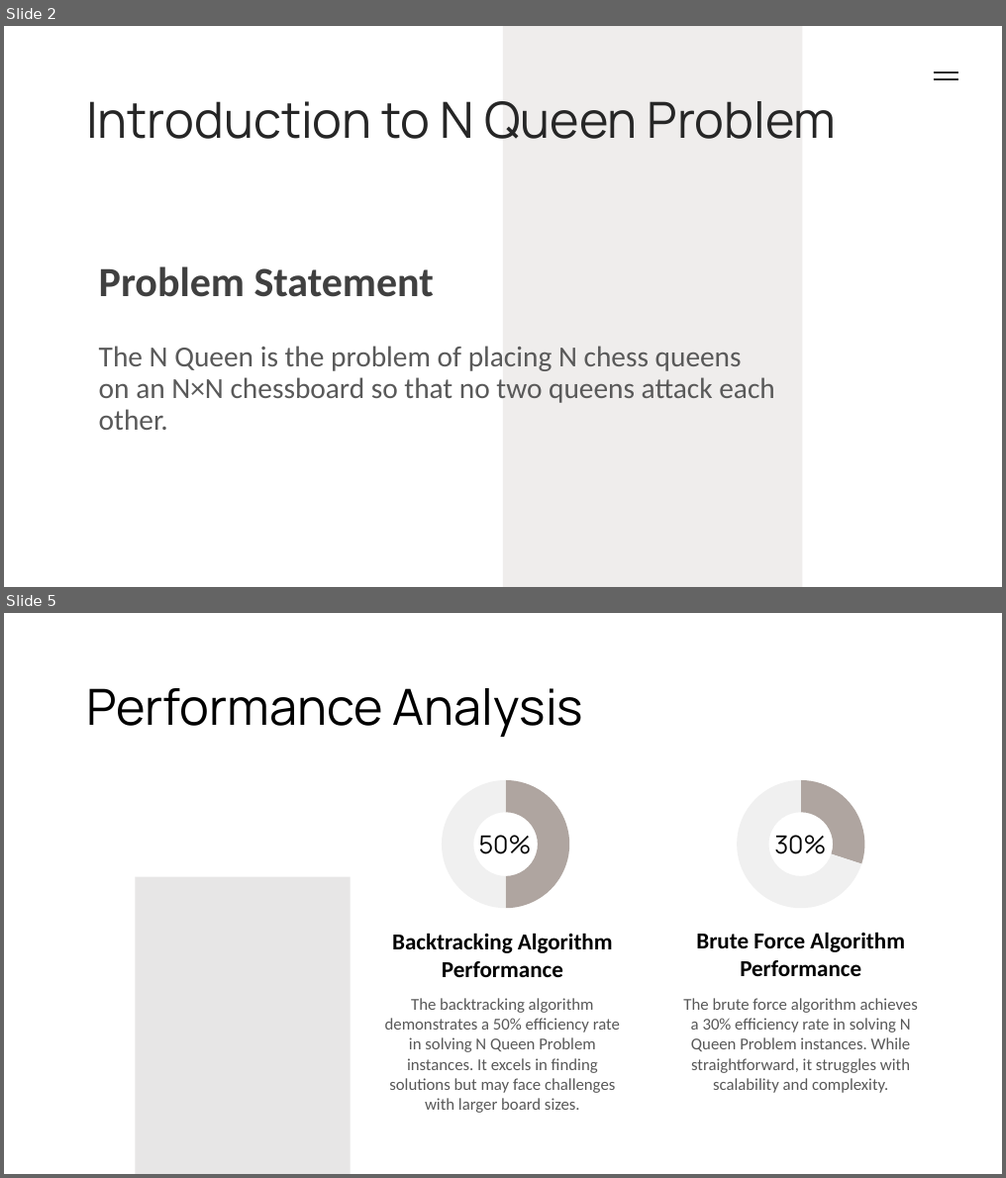
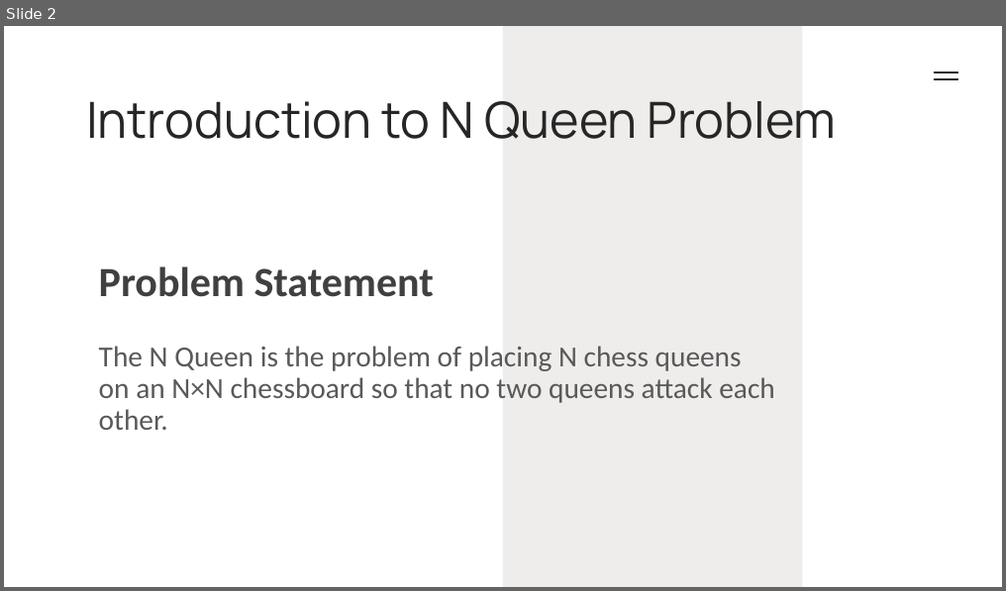
Before and after one commit to rishavd3v/NQueen_Visualizer, a slide deck: NQueen.pptx. Shown one above the other, each under a label of ours: slides 2 and 5 before the commit, slide 2 after it; the slides between them are not shown. The pictures are 1006x1178 and 1006x591 pixels, drawn with LibreOffice and Linux fonts; fonts in the diff are those of the drawing. Boxes give left, top, right and bottom in pixels: in the first picture for what was removed or moved away, otherwise in the second. Text is boxed around its words. In the diff, an @@ line names an element or a change of style, - is before the commit and + after.

```diff
--- a/NQueen.pptx
+++ b/NQueen.pptx
@@ slide 5 removed at <box>4,613,1002,1174</box>, background #FFFFFF @@
@@ text removed at <box>86,688,584,737</box> @@
-Performance Analysis
@@ doughnut chart removed at <box>432,770,580,919</box> @@
-categories: 1, 2
-Series 1: 50, 50
@@ doughnut chart removed at <box>727,770,875,919</box> @@
-categories: 1, 2
-Series 1: 30, 70
@@ text removed at <box>479,835,532,855</box> @@
-50%
@@ text removed at <box>774,835,826,855</box> @@
-30%
@@ rectangle removed at <box>135,877,350,1174</box> @@
@@ text removed at <box>392,933,613,977</box> @@
-Backtracking Algorithm Performance
@@ text removed at <box>696,932,905,976</box> @@
-Brute Force Algorithm Performance
@@ text removed at <box>385,998,620,1110</box> @@
-The backtracking algorithm demonstrates a 50% efficiency rate in solving N Queen Problem instances. It excels in finding solutions but may face challenges with larger board sizes.
@@ text removed at <box>683,998,918,1093</box> @@
-The brute force algorithm achieves a 30% efficiency rate in solving N Queen Problem instances. While straightforward, it struggles with scalability and complexity.
```
Also in this commit, not shown: 4 slides changed, 1 slide added, 2 other files.
